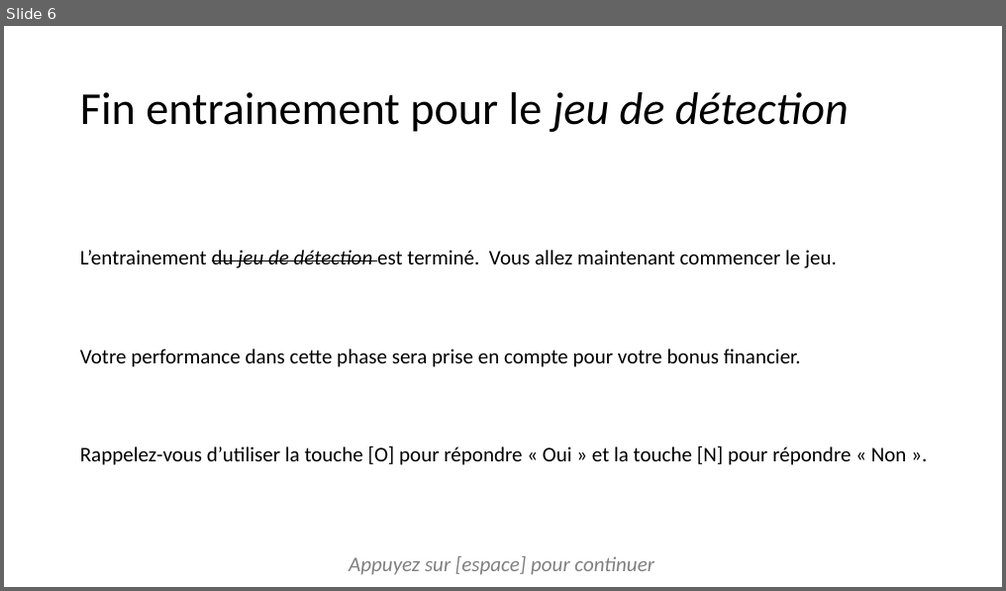
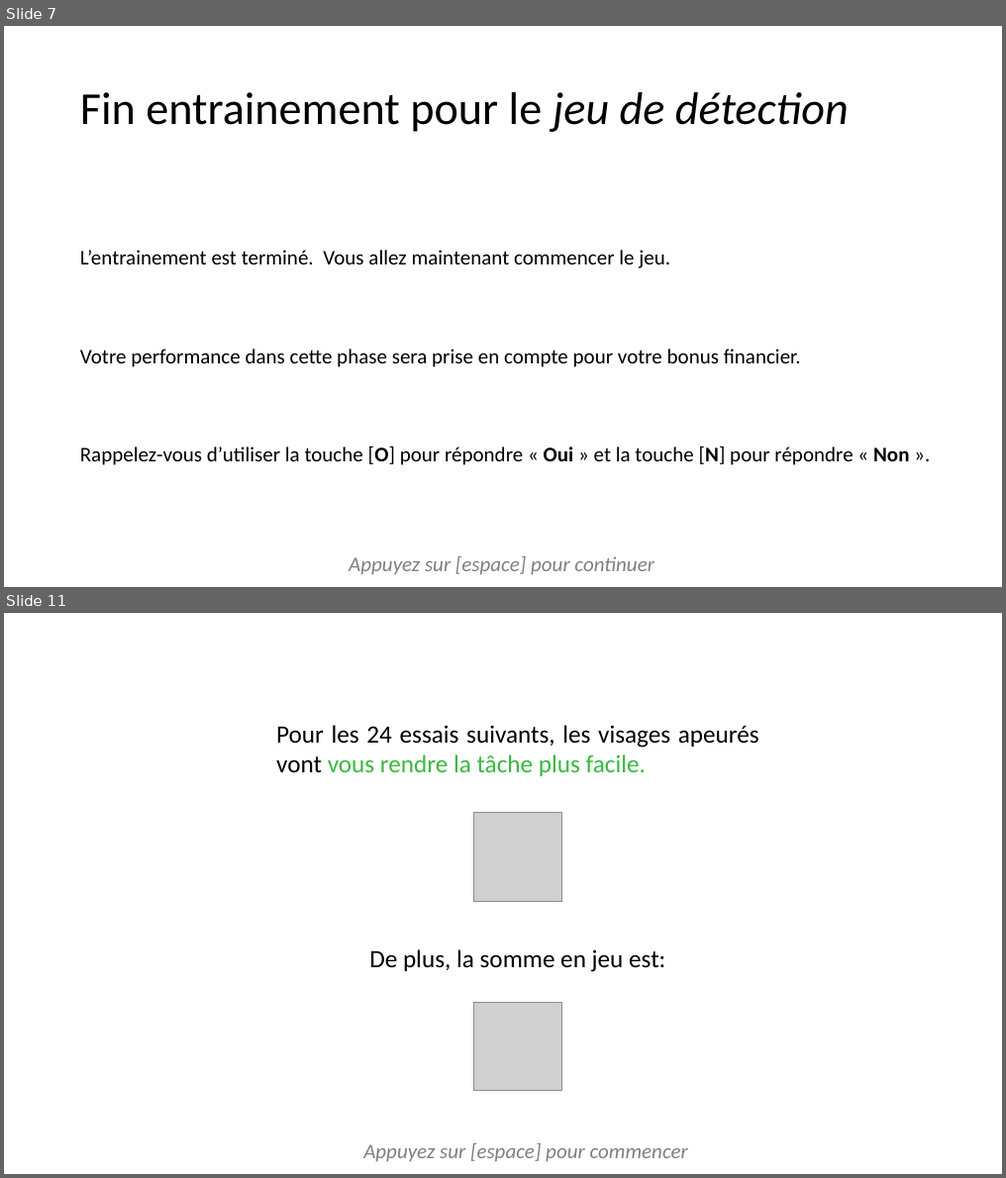
Before and after one commit to MBB-team/Online_Testing, a slide deck: Emotion_Regulation_JS/instructions/instructionsDiapo.pptx. Shown one above the other, each under a label of ours: slide 6 before the commit, slides 7 and 11 after it; the slides between them are not shown. The pictures are 1006x591 and 1006x1178 pixels, drawn with LibreOffice and Linux fonts; fonts in the diff are those of the drawing; grey boxes stand for pictures. Boxes give left, top, right and bottom in pixels: in the first picture for what was removed or moved away, otherwise in the second. Text is boxed around its words. In the diff, an @@ line names an element or a change of style, - is before the commit and + after.

```diff
--- a/Emotion_Regulation_JS/instructions/instructionsDiapo.pptx
+++ b/Emotion_Regulation_JS/instructions/instructionsDiapo.pptx
@@ slide 11 added at (4,613,1002,1174), background #FFFFFF @@
@@ text added at (276,725,759,776), 24 pt, text #000000 @@
+Pour les 24 essais suivants, les visages apeurés vont vous rendre la tâche plus facile.
@@ picture added at (474,813,562,901) @@
@@ text added at (369,950,665,972), 24 pt, text #000000 @@
+De plus, la somme en jeu est:
@@ picture added at (474,1002,562,1090) @@
@@ text added at (363,1144,688,1162), 20 pt, text #808080, italic @@
+Appuyez sur [espace] pour commencer
@@ what was slide 6 is now slide 7 @@
@@ slide 7 changed as well @@
@@ text at (80,250,670,269): text changed @@
-L’entrainement du jeu de détection est terminé. Vous allez maintenant commencer le jeu.
+L’entrainement est terminé. Vous allez maintenant commencer le jeu.
@@ text at (80,446,909,466): bold on in "[O] Oui [N] Non" @@
```
Also in this commit, not shown: 6 other slides changed, 3 other slides added, 4 slides removed, 16 other files.
